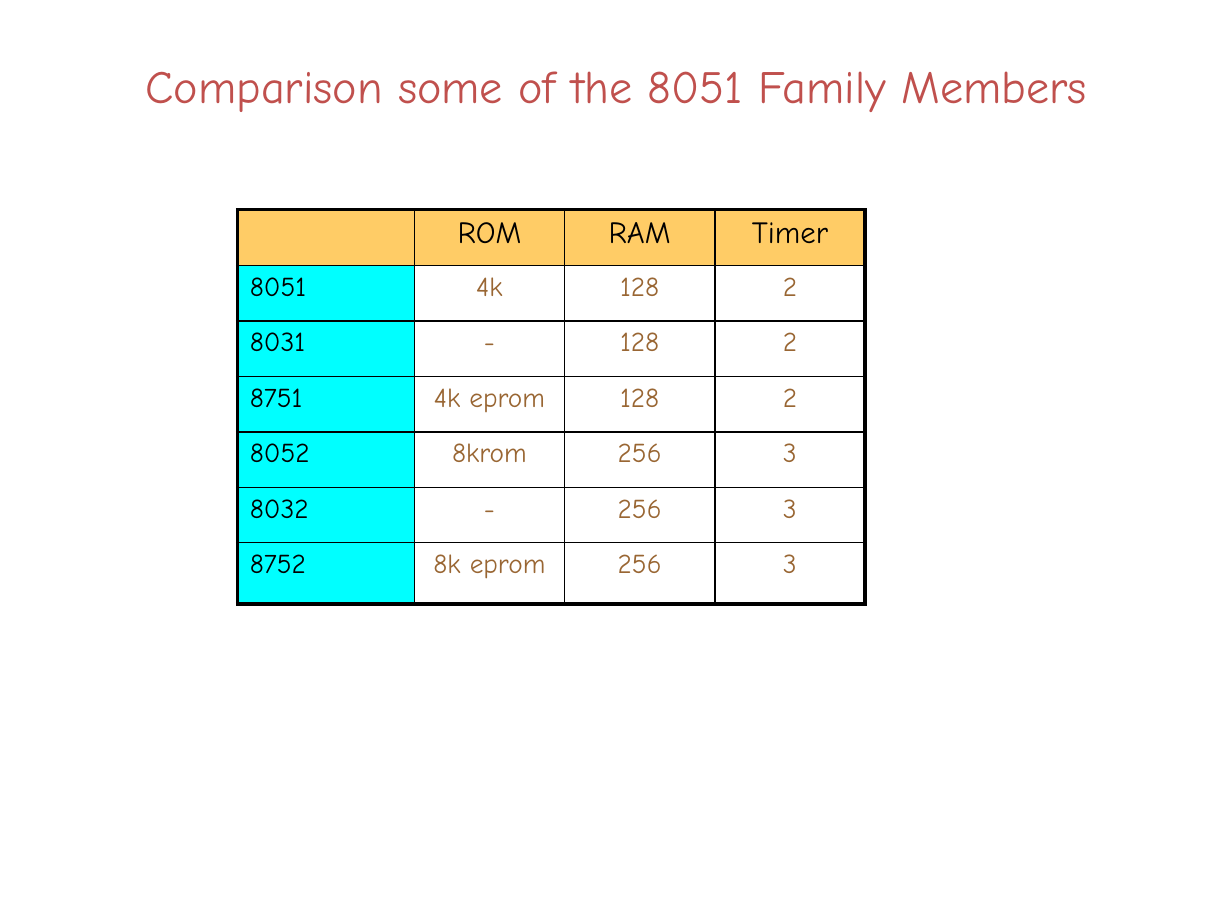
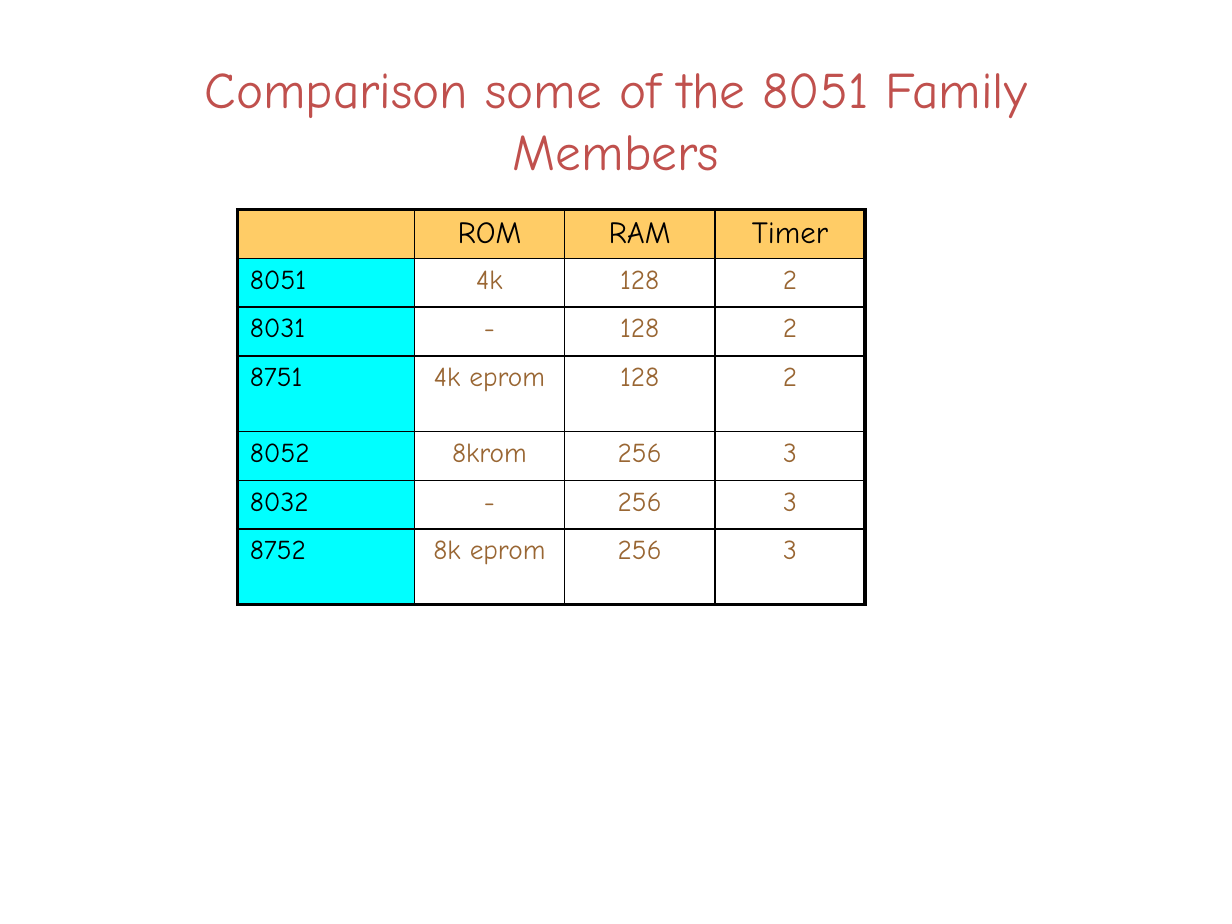
Before and after one commit to IT-GECBH/2020, a slide deck: slide 27 of resources/MICROPROCESSOR/series2/microcontroller_intro.pptx. Drawn at 1232x924 pixels with LibreOffice and Linux fonts; fonts in the diff are those of the drawing. Boxes give left, top, right and bottom in pixels: in the first picture for what was removed or moved away, otherwise in the second. Text is boxed around its words. In the diff, an @@ line names an element or a change of style, - is before the commit and + after.

```diff
--- a/resources/MICROPROCESSOR/series2/microcontroller_intro.pptx
+++ b/resources/MICROPROCESSOR/series2/microcontroller_intro.pptx
@@ text "Comparison some of the 8051 ..." at box(205, 73, 1026, 171): size 27 to 30 pt @@
@@ table at box(238, 209, 866, 604) @@
@@ borders changed @@
```
Also in this commit, not shown: 27 other slides changed, 1 other file.
